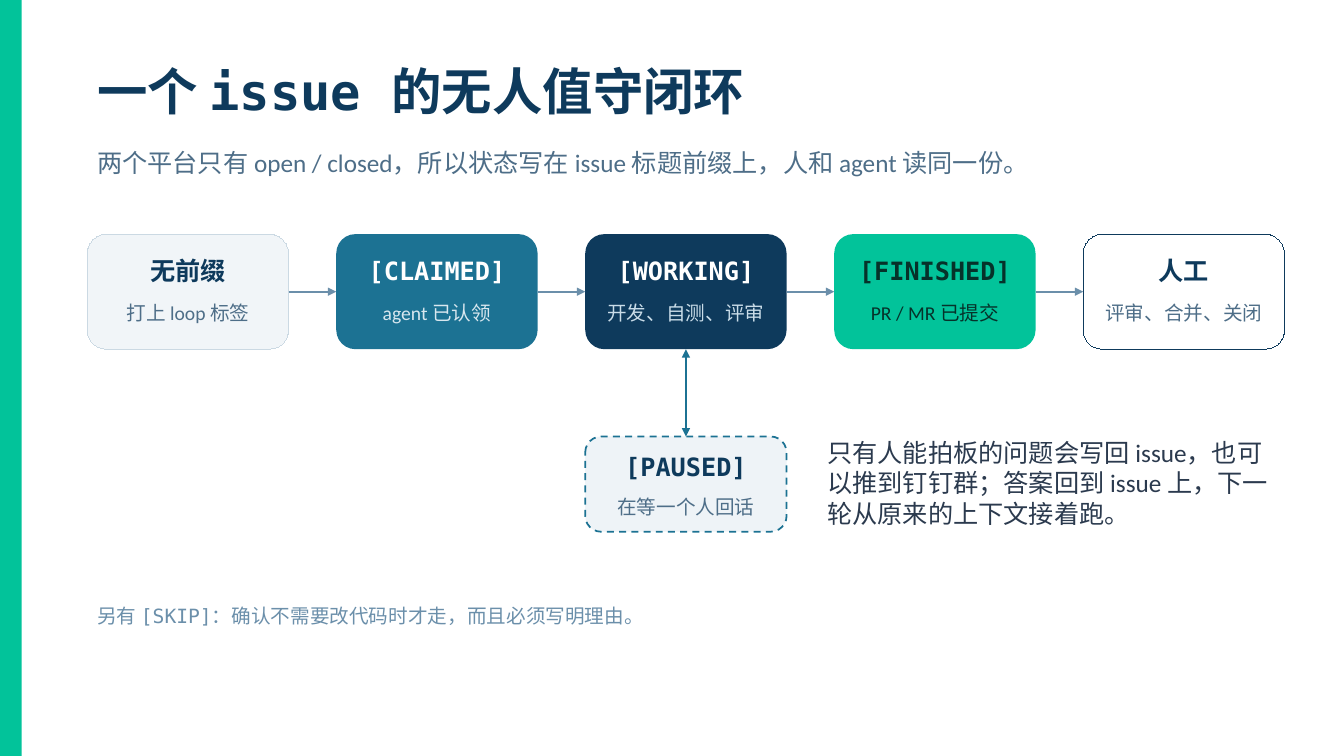
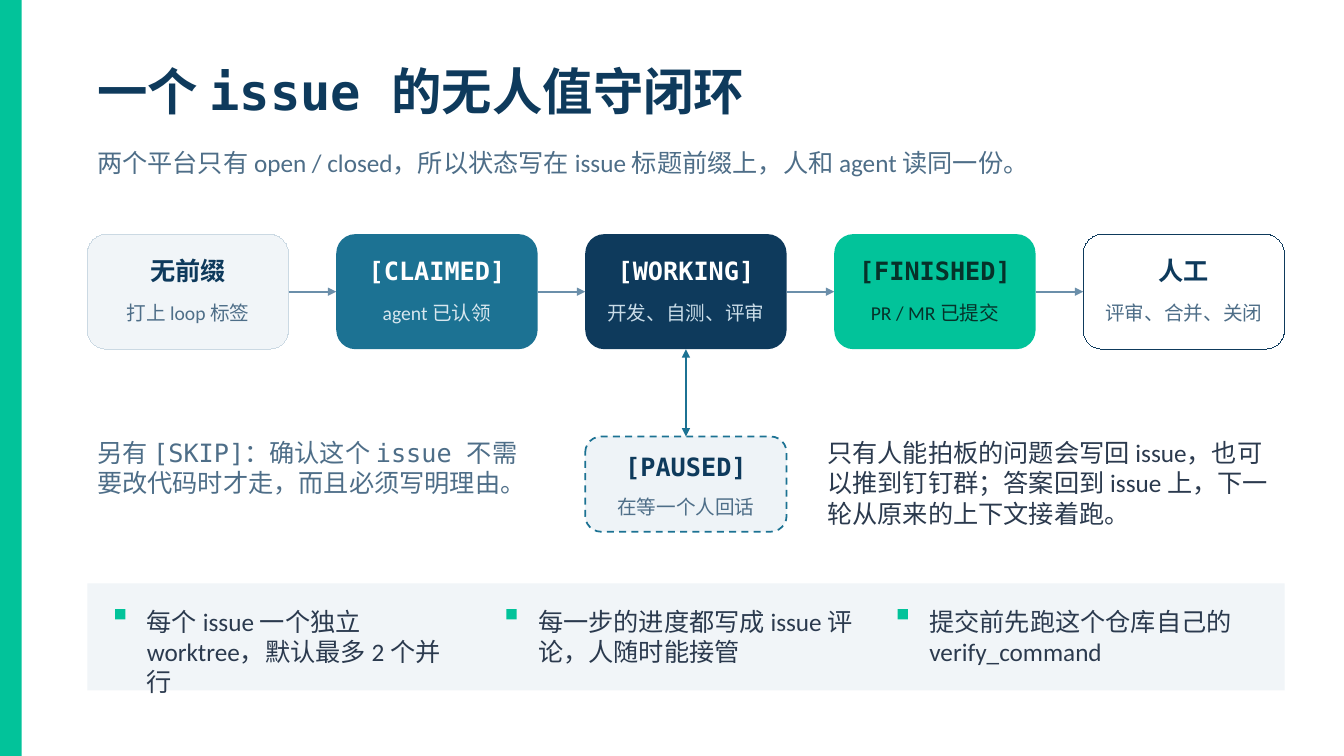
Before and after one commit to memorylake-ai/loop-on-issue, a slide deck: slide 2 of loop-on-issue-intro.pptx. Drawn at 1344x756 pixels with LibreOffice and Linux fonts; fonts in the diff are those of the drawing. Boxes give left, top, right and bottom in pixels: in the first picture for what was removed or moved away, otherwise in the second. Text is boxed around its words. In the diff, an @@ line names an element or a change of style, - is before the commit and + after.

```diff
--- a/loop-on-issue-intro.pptx
+++ b/loop-on-issue-intro.pptx
@@ text at <box>97,441,525,495</box>: text changed; size 14 to 18 pt; text colour #6B8FAA to #4E6E88 @@
-另有 [SKIP]：确认不需要改代码时才走，而且必须写明理由。
+另有 [SKIP]：确认这个 issue 不需要改代码时才走，而且必须写明理由。
@@ rectangle added at <box>88,584,1286,691</box>, fill #F1F5F8 @@
@@ rectangle added at <box>115,609,125,619</box>, fill #02C39A @@
@@ text added at <box>147,610,440,693</box>, 18 pt, text #2B3A4E @@
+每个 issue 一个独立 worktree，默认最多 2 个并行
@@ rectangle added at <box>506,609,516,619</box>, fill #02C39A @@
@@ text added at <box>538,610,853,664</box>, 18 pt, text #2B3A4E @@
+每一步的进度都写成 issue 评论，人随时能接管
@@ rectangle added at <box>898,609,908,619</box>, fill #02C39A @@
@@ text added at <box>929,610,1231,665</box>, 18 pt, text #2B3A4E @@
+提交前先跑这个仓库自己的 verify_command
```
Also in this commit, not shown: 2 other files.
